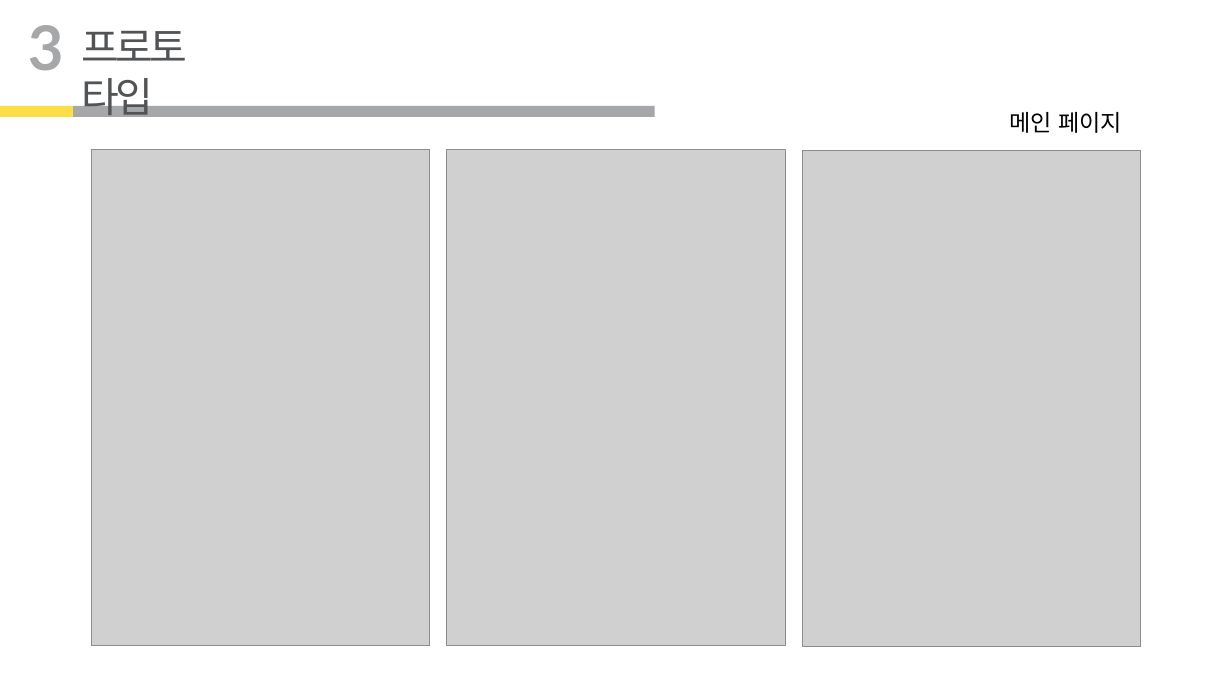
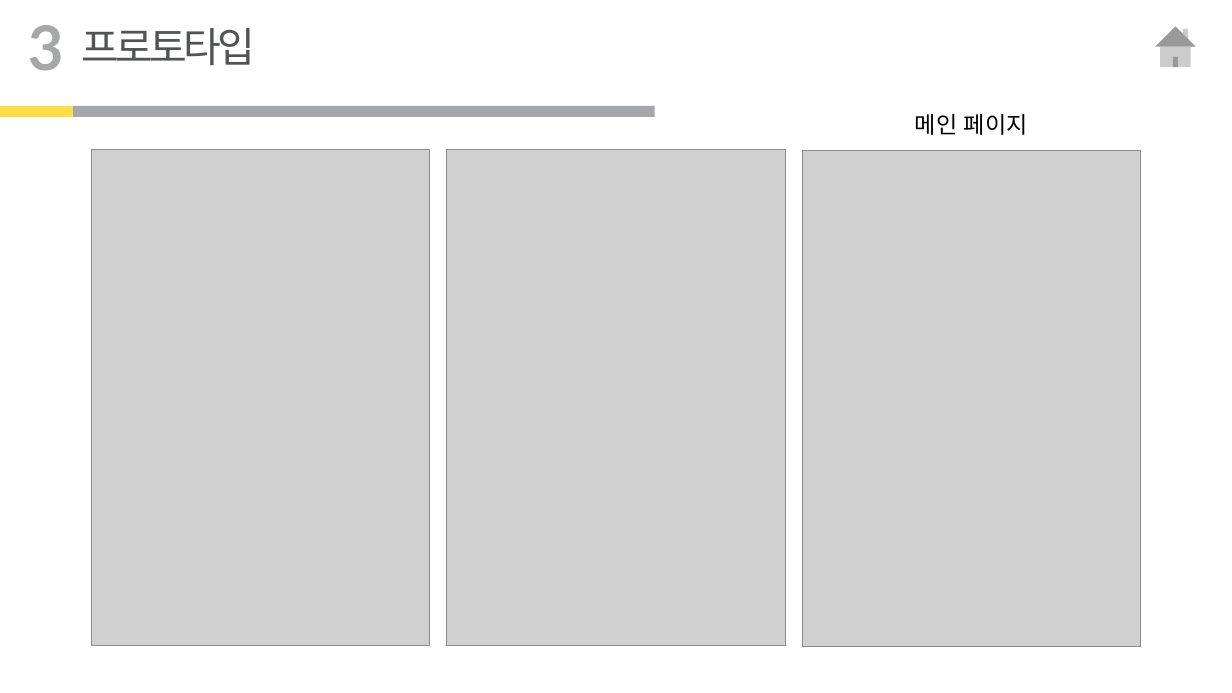
Before and after one commit to dhekdo/project_4, a slide deck: slide 12 of project_4.pptx. Drawn at 1232x693 pixels with LibreOffice and Linux fonts; fonts in the diff are those of the drawing; grey boxes stand for pictures. Boxes give left, top, right and bottom in pixels: in the first picture for what was removed or moved away, otherwise in the second. Text is boxed around its words. In the diff, an @@ line names an element or a change of style, - is before the commit and + after.

```diff
--- a/project_4.pptx
+++ b/project_4.pptx
@@ text at (x1=82, y1=28, x2=256, y2=65): spaces changed @@
-프로토 타입
+프로토타입
@@ action button home added at (x1=1149, y1=18, x2=1203, y2=76), fill #FFFFFF @@
@@ text "메인 페이지" moved from (x1=1009, y1=112, x2=1122, y2=133) to (x1=915, y1=114, x2=1028, y2=135) @@
```
Also in this commit, not shown: 11 other slides changed, 5 other files.
